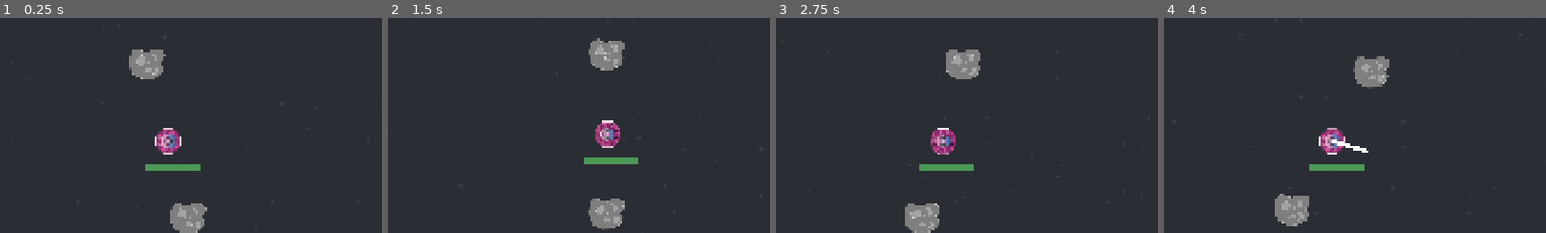
Above: before the commit, frames 1-4 (left to right).
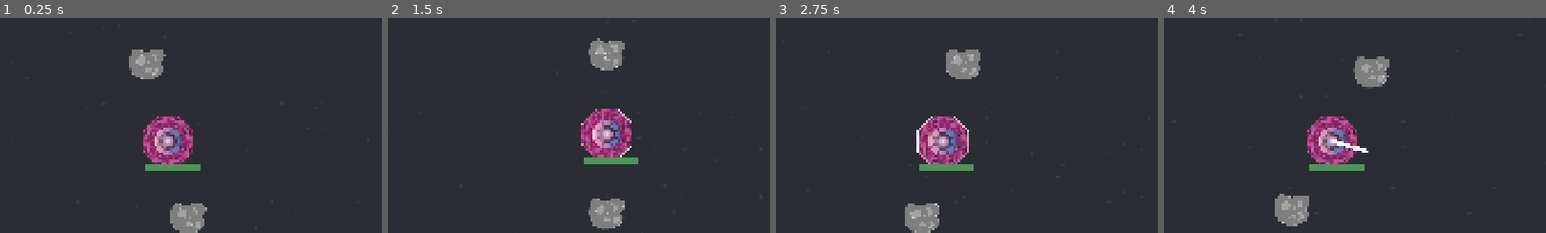
Above: after the commit, the same moments.

Repository: two-sticks-and-a-rock/space-arcade
Game: Godot game, scene res://scenes/main.tscn
The game is run twice, just before and just after one commit, with the same random seed, the same clock (stepped at 60 frames per second) and the same inputs.
Inputs (mouse positions are % of the whole screen's width and height, from its top left):
- Up to frame 1 (0.25 s): no input
- Up to frame 2 (1.5 s): move the mouse to (72, 45) at 0.52 s; press the mouse at (72, 45) at 0.53 s; move the mouse to (30, 55) at 1.27 s; release the mouse at (30, 55) at 1.28 s; click (30, 55) at 1.35 s
- Up to frame 3 (2.75 s): move the mouse to (60, 28) at 2.02 s; press the mouse at (60, 28) at 2.03 s
- Up to frame 4 (4 s): move the mouse to (45, 70) at 2.77 s; release the mouse at (45, 70) at 2.78 s; click (45, 70) at 2.85 s; move the mouse to (80, 65) at 3.52 s; press the mouse at (80, 65) at 3.53 s
The pictures show only the part of the screen within x 28-78%, y 21-71%; the shares and areas given below are measured in that part.

The runs differ from the first frame. In frame 1, 2.3% of the frame differs, in the area x 37-51%, y 45-68%; in frame 2, 2.5%; in frame 3, 2.6%, in the area x 36-51%, y 45-68%; in frame 4, 2.2%.

Commit message:
- adjust player ship size and collider size

Diff:
--- a/scenes/player/player.tscn
+++ b/scenes/player/player.tscn
@@ -7,7 +7,7 @@
 [ext_resource type="Texture2D" uid="uid://bc6vu7q8joqqq" path="res://art/sprites/player/player_panels_128.svg" id="3_p47bc"]
 
 [sub_resource type="CircleShape2D" id="CircleShape2D_gmlin"]
-radius = 36.05551
+radius = 64.0
 
 [sub_resource type="StyleBoxFlat" id="StyleBoxFlat_p47bc"]
 
@@ -22,7 +22,6 @@
 metadata/_edit_group_ = true
 
 [node name="Sprite2D" type="Sprite2D" parent="." unique_id=1031992017]
-scale = Vector2(0.5, 0.5)
 texture = ExtResource("3_p47bc")
 
 [node name="CollisionShape2D" type="CollisionShape2D" parent="." unique_id=697972149]
